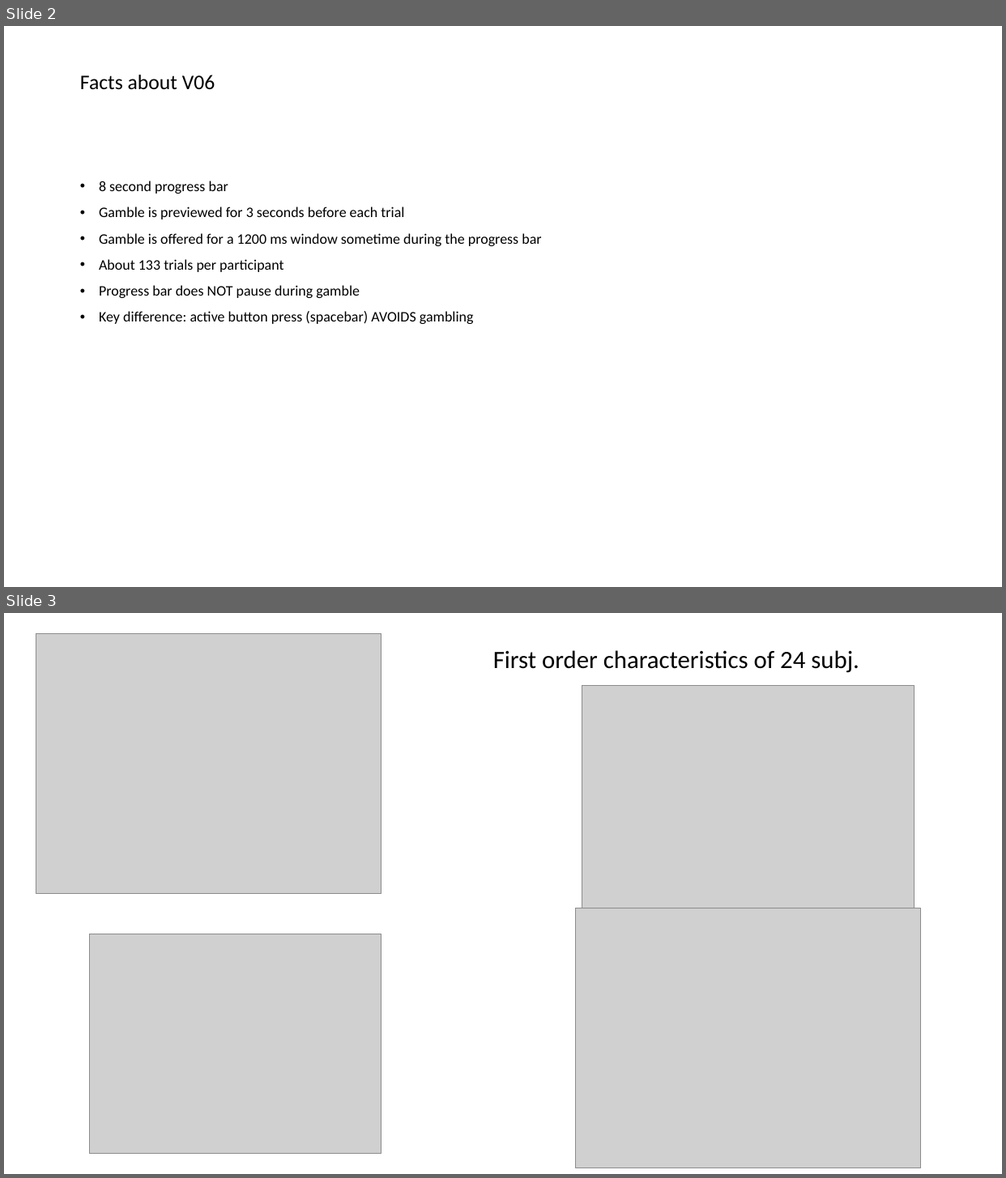
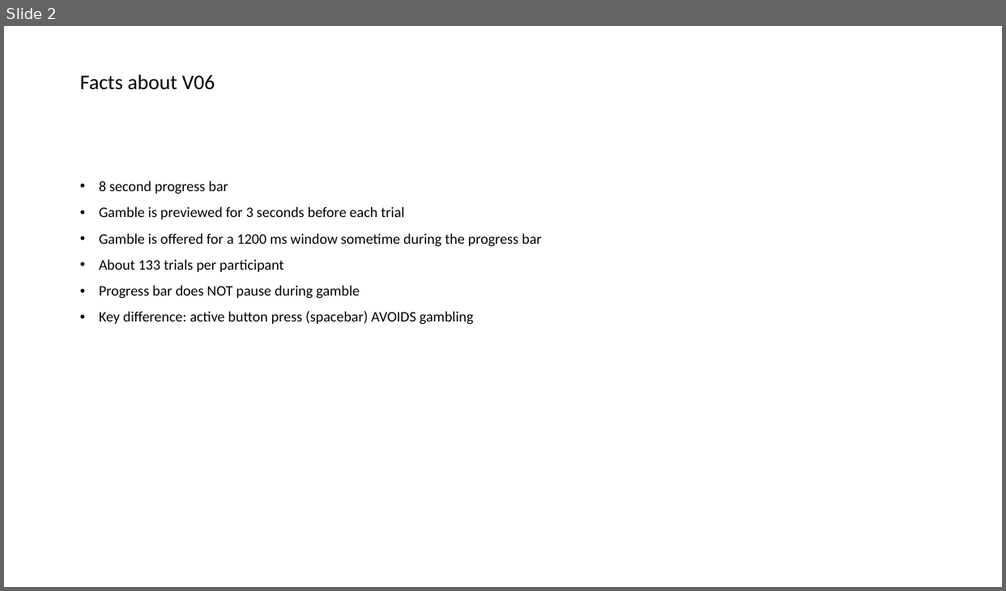
Before and after one commit to gpagnier/rampAnalysis, a slide deck: Rampv06SbIgnore.pptx. Shown one above the other, each under a label of ours: slides 2 and 3 before the commit, slide 2 after it. The pictures are 1006x1178 and 1006x591 pixels, drawn with LibreOffice and Linux fonts; fonts in the diff are those of the drawing; grey boxes stand for pictures. Boxes give left, top, right and bottom in pixels: in the first picture for what was removed or moved away, otherwise in the second. Text is boxed around its words. In the diff, an @@ line names an element or a change of style, - is before the commit and + after.

```diff
--- a/Rampv06SbIgnore.pptx
+++ b/Rampv06SbIgnore.pptx
@@ slide 3 removed at [4, 613, 1002, 1174], background #FFFFFF @@
@@ picture removed at [36, 634, 381, 894] @@
@@ title removed at [493, 650, 859, 673] @@
-First order characteristics of 24 subj.
@@ picture removed at [582, 685, 914, 908] @@
@@ picture removed at [575, 909, 920, 1169] @@
@@ picture removed at [89, 934, 381, 1153] @@
```
Also in this commit, not shown: 11 slides changed, 4 slides added, 3 other files.
